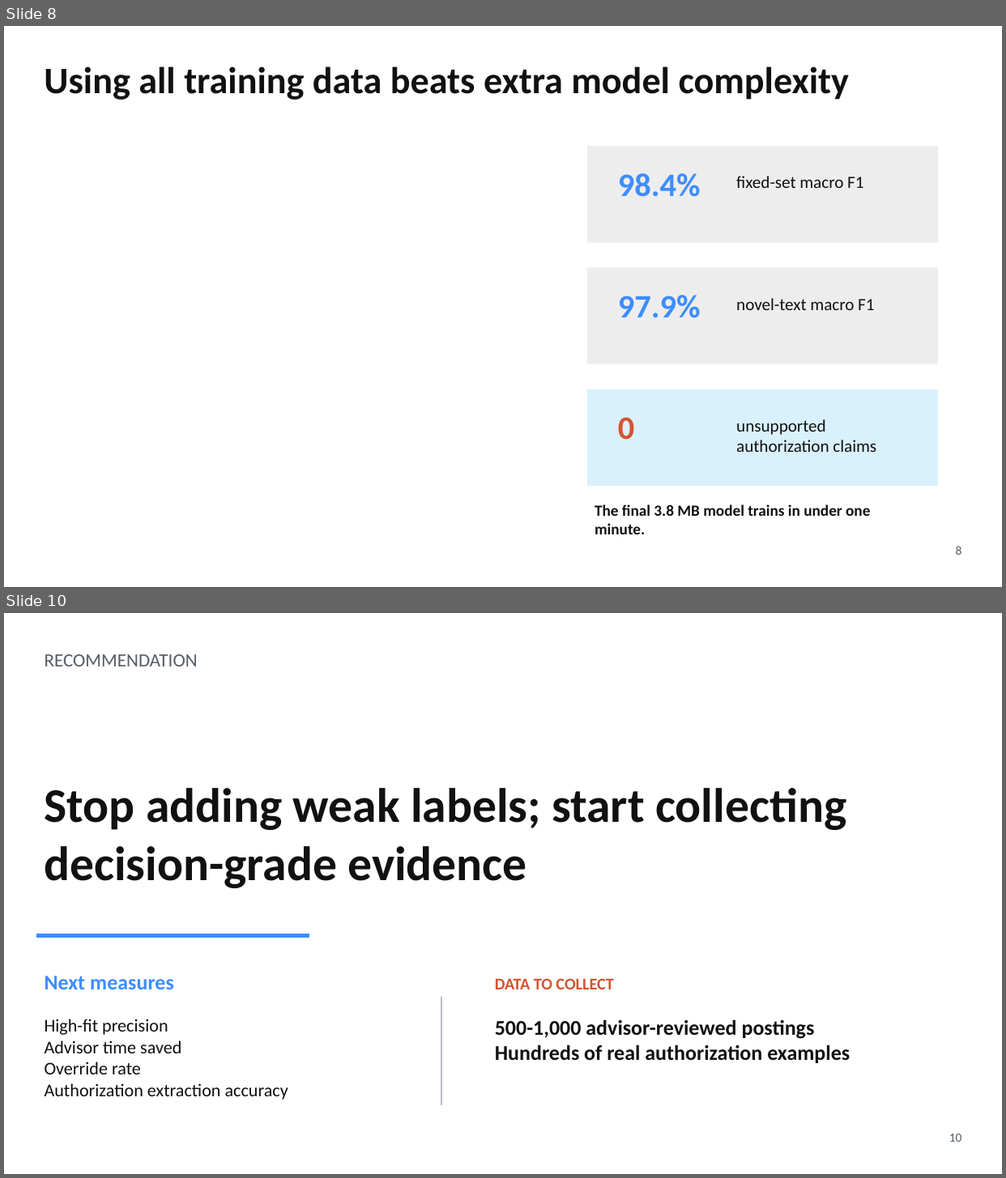
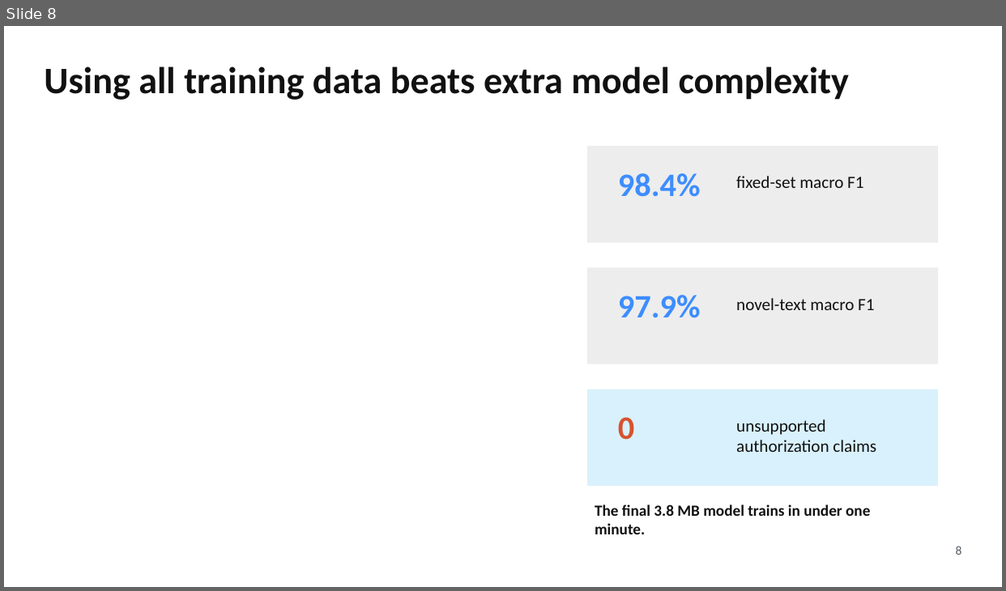
Before and after one commit to Kongbai815/job-matching-nlp, a slide deck: slides/MSBA_Job_Matching_Final_Deck.pptx. Shown one above the other, each under a label of ours: slides 8 and 10 before the commit, slide 8 after it; the slides between them are not shown. The pictures are 1006x1178 and 1006x591 pixels, drawn with LibreOffice and Linux fonts; fonts in the diff are those of the drawing. Boxes give left, top, right and bottom in pixels: in the first picture for what was removed or moved away, otherwise in the second. Text is boxed around its words. In the diff, an @@ line names an element or a change of style, - is before the commit and + after.

```diff
--- a/slides/MSBA_Job_Matching_Final_Deck.pptx
+++ b/slides/MSBA_Job_Matching_Final_Deck.pptx
@@ slide 10 removed at box(4, 613, 1002, 1174), background #FFFFFF @@
@@ text removed at box(44, 654, 198, 666) @@
-RECOMMENDATION
@@ text removed at box(44, 788, 846, 888) @@
-Stop adding weak labels; start collecting decision-grade evidence
@@ line removed from (37, 935) to (309, 935) @@
@@ text removed at box(44, 976, 174, 990) @@
-Next measures
@@ rectangle removed at box(441, 996, 442, 1105) @@
@@ text removed at box(495, 978, 614, 990) @@
-DATA TO COLLECT
@@ text removed at box(44, 1019, 288, 1100) @@
-High-fit precision
-Advisor time saved
-Override rate
-Authorization extraction accuracy
@@ text removed at box(495, 1020, 850, 1063) @@
-500-1,000 advisor-reviewed postings
-Hundreds of real authorization examples
@@ text removed at box(949, 1134, 962, 1142) @@
-10
```
Also in this commit, not shown: 2 slides changed, 1 slide added, 21 other files.
